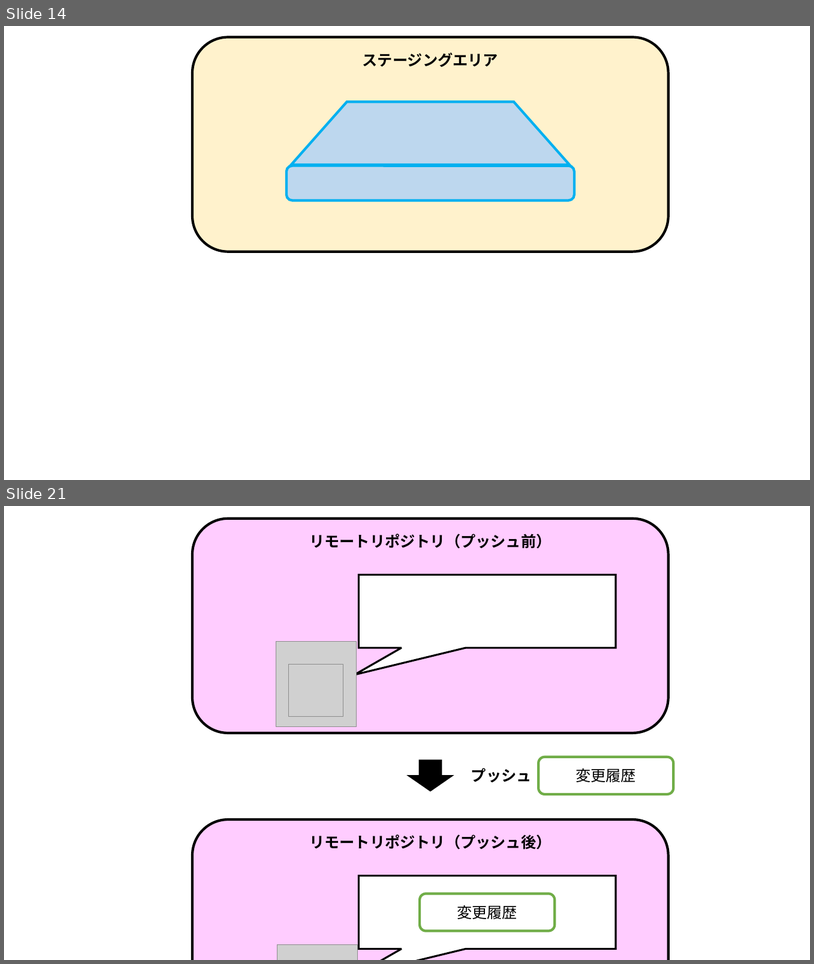
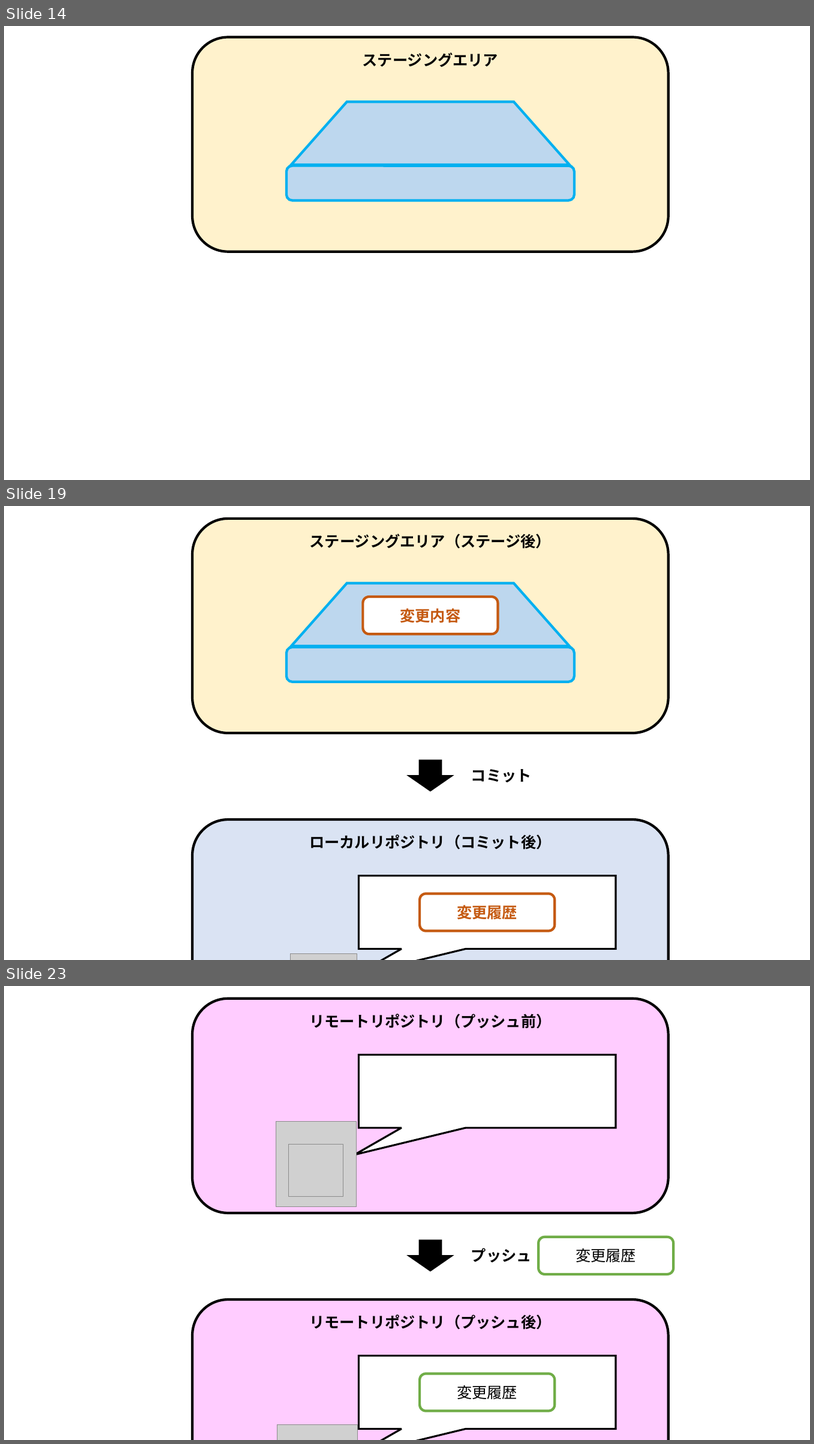
Before and after one commit to nishida2073/ai_navive, a slide deck: 01_テキスト/Git入門_図.pptx. Shown one above the other, each under a label of ours: slides 14 and 21 before the commit, slides 14, 19 and 23 after it; the slides between them are not shown. The pictures are 814x964 and 814x1444 pixels, drawn with LibreOffice and Linux fonts; fonts in the diff are those of the drawing; grey boxes stand for pictures; background and template pictures are left out. Boxes give left, top, right and bottom in pixels: in the first picture for what was removed or moved away, otherwise in the second. Text is boxed around its words. In the diff, an @@ line names an element or a change of style, - is before the commit and + after.

```diff
--- a/01_テキスト/Git入門_図.pptx
+++ b/01_テキスト/Git入門_図.pptx
@@ slide 19 added at (x1=4, y1=506, x2=810, y2=960), background #FFFFFF @@
@@ rounded rectangle added at (x1=193, y1=519, x2=669, y2=733), fill #FFF2CC, outline #000000 3 pt, 18 pt, text #000000, bold @@
+ステージングエリア（ステージ後）
@@ flow chart manual operation added at (x1=291, y1=583, x2=570, y2=646), fill #BDD7EE, outline #00B0F0 3 pt @@
@@ rounded rectangle added at (x1=363, y1=597, x2=498, y2=634), fill #FFFFFF, outline #C55A11 3 pt, 18 pt, text #C55A11, bold @@
+変更内容
@@ rounded rectangle added at (x1=287, y1=647, x2=575, y2=681), fill #BDD7EE, outline #00B0F0 3 pt @@
@@ right arrow added at (x1=408, y1=760, x2=453, y2=790), fill #000000, outline #000000 1 pt @@
@@ text added at (x1=471, y1=769, x2=532, y2=783), 18 pt, text #000000, bold @@
+コミット
@@ rounded rectangle added at (x1=193, y1=819, x2=669, y2=960), fill #DAE3F3, outline #000000 3 pt, 18 pt, text #000000, bold @@
+ローカルリポジトリ（コミット後）
@@ speech box added at (x1=359, y1=876, x2=616, y2=949), fill #FFFFFF, outline #000000 2.25 pt @@
@@ rounded rectangle added at (x1=420, y1=893, x2=555, y2=931), fill #FFFFFF, outline #C55A11 3 pt, 18 pt, text #C55A11, bold @@
+変更履歴
@@ picture added at (x1=291, y1=953, x2=357, y2=960) @@
@@ what was slide 21 is now slide 23 @@
```
Also in this commit, not shown: 11 slides changed, 17 other slides added, 1 other file.
